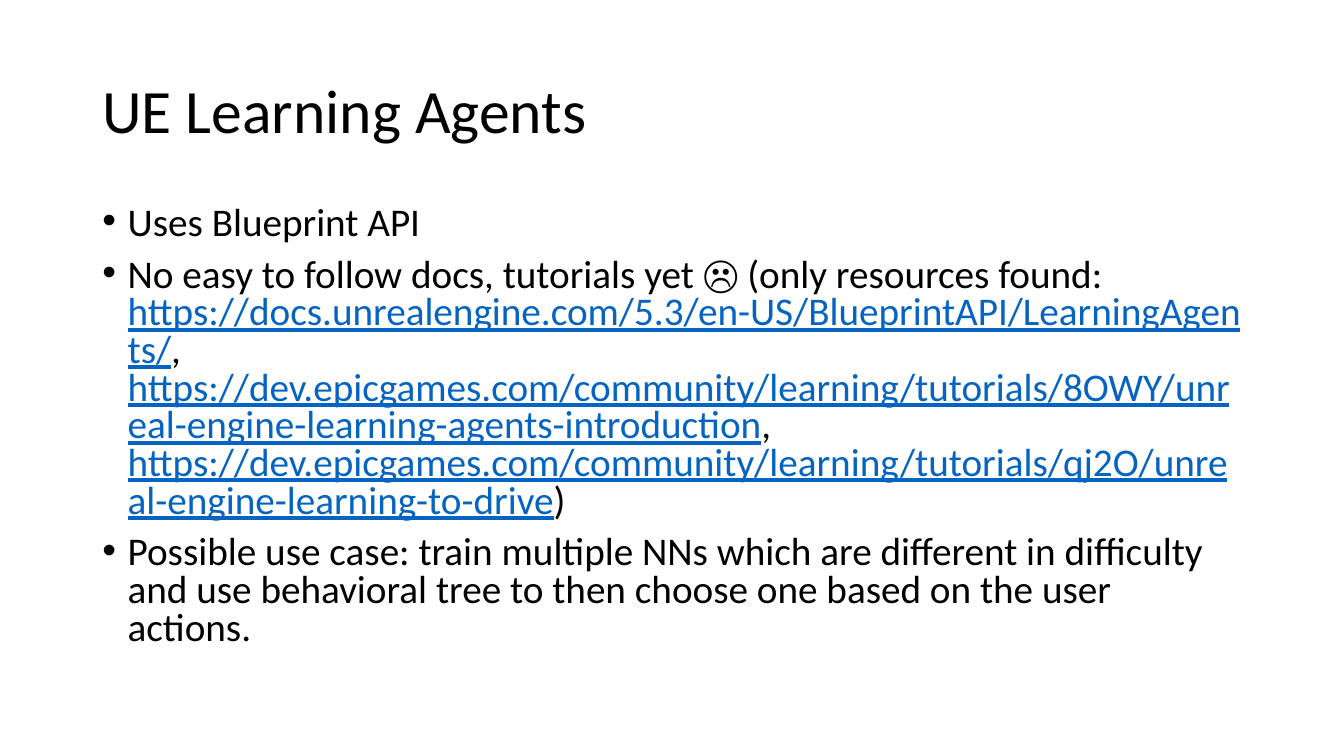
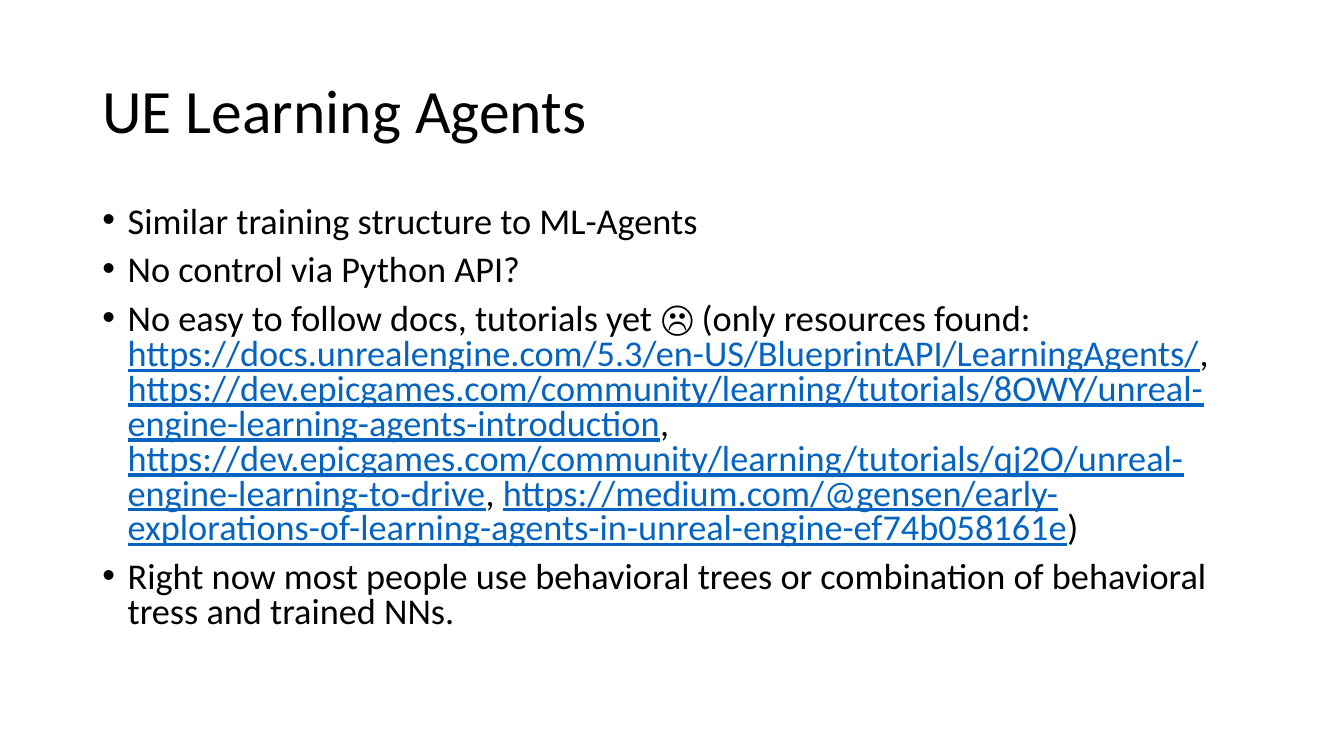
Before and after one commit to ztsv-av/xr_ml, a slide deck: slide 9 of unity-vs-unreal.pptx. Drawn at 1344x756 pixels with LibreOffice and Linux fonts; fonts in the diff are those of the drawing. Boxes give left, top, right and bottom in pixels: in the first picture for what was removed or moved away, otherwise in the second. Text is boxed around its words. In the diff, an @@ line names an element or a change of style, - is before the commit and + after.

```diff
--- a/unity-vs-unreal.pptx
+++ b/unity-vs-unreal.pptx
@@ text at box(128, 208, 1209, 625): text changed; size 28 to 25.9 pt @@
-• Uses Blueprint API
-• No easy to follow docs, tutorials yet ☹ (only resources found: https://docs.unrealengine.com/5.3/en-US/BlueprintAPI/LearningAgents/, https://dev.epicgames.com/community/learning/tutorials/8OWY/unreal-engine-learning-agents-introduction, https://dev.epicgames.com/community/learning/tutorials/qj2O/unreal-engine-learning-to-drive)
-• Possible use case: train multiple NNs which are different in difficulty and use behavioral tree to then choose one based on the user actions.
+• Similar training structure to ML-Agents
+• No control via Python API?
+• No easy to follow docs, tutorials yet ☹ (only resources found: https://docs.unrealengine.com/5.3/en-US/BlueprintAPI/LearningAgents/, https://dev.epicgames.com/community/learning/tutorials/8OWY/unreal-engine-learning-agents-introduction, https://dev.epicgames.com/community/learning/tutorials/qj2O/unreal-engine-learning-to-drive, https://medium.com/@gensen/early-explorations-of-learning-agents-in-unreal-engine-ef74b058161e)
+• Right now most people use behavioral trees or combination of behavioral tress and trained NNs.
```
Also in this commit, not shown: 7 other slides changed.
